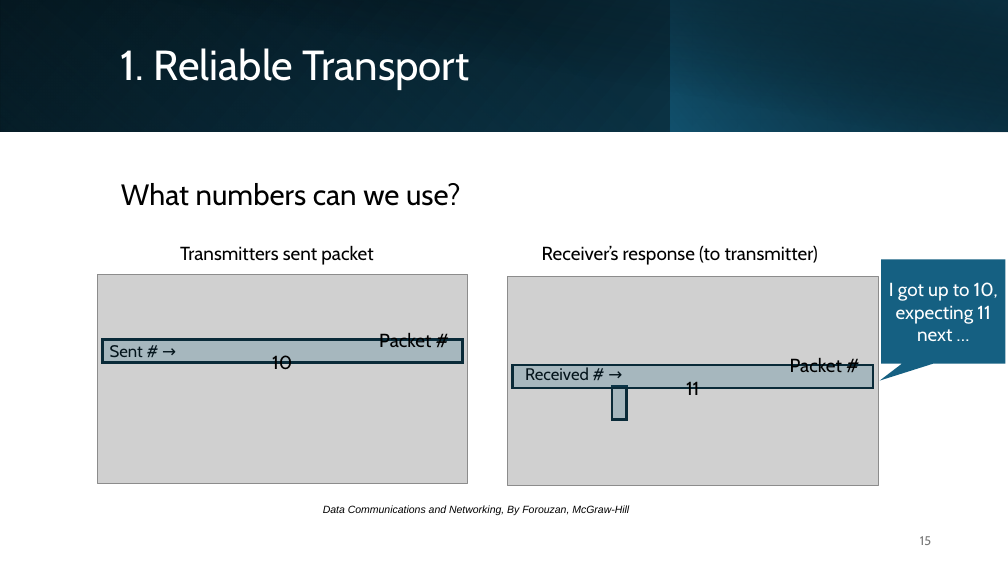
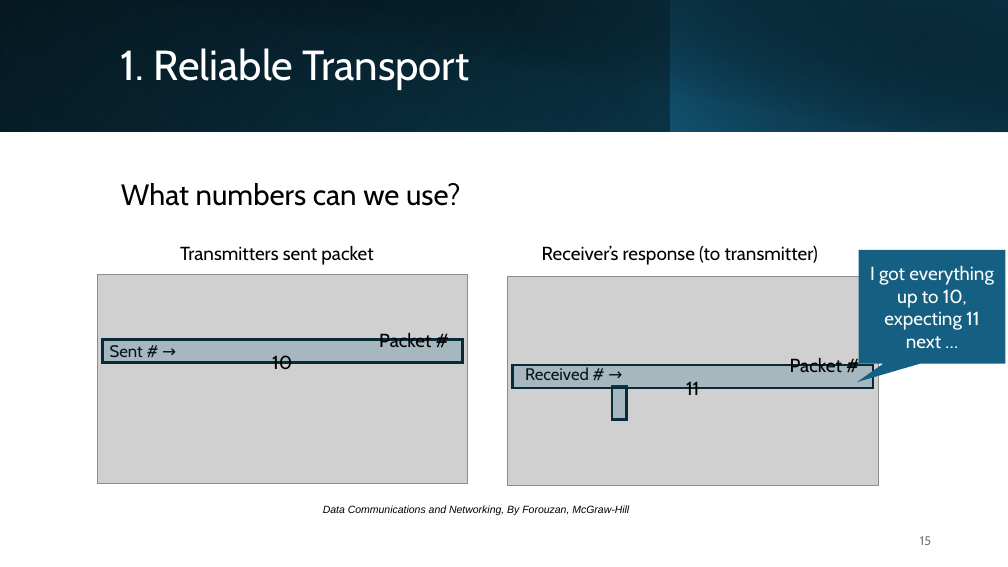
Before and after one commit to michaelgalle/ComputerNetworks, a slide deck: slide 15 of Introduction to Networks - TCP congestion - slides.pptx. Drawn at 1008x567 pixels with LibreOffice and Linux fonts; fonts in the diff are those of the drawing; grey boxes stand for pictures. Boxes give left, top, right and bottom in pixels: in the first picture for what was removed or moved away, otherwise in the second. Text is boxed around its words. In the diff, an @@ line names an element or a change of style, - is before the commit and + after.

```diff
--- a/Introduction to Networks - TCP congestion - slides.pptx
+++ b/Introduction to Networks - TCP congestion - slides.pptx
@@ speech box "I got everything up to ..." resized from (x1=881, y1=259, x2=1005, y2=364) to (x1=859, y1=250, x2=1006, y2=364) @@
@@ text in speech box at (x1=870, y1=266, x2=994, y2=349): text changed @@
-I got up to 10, expecting 11 next …
+I got everything up to 10, expecting 11 next …
```
Also in this commit, not shown: 15 other slides changed, 1 slide added, 1 other file.
